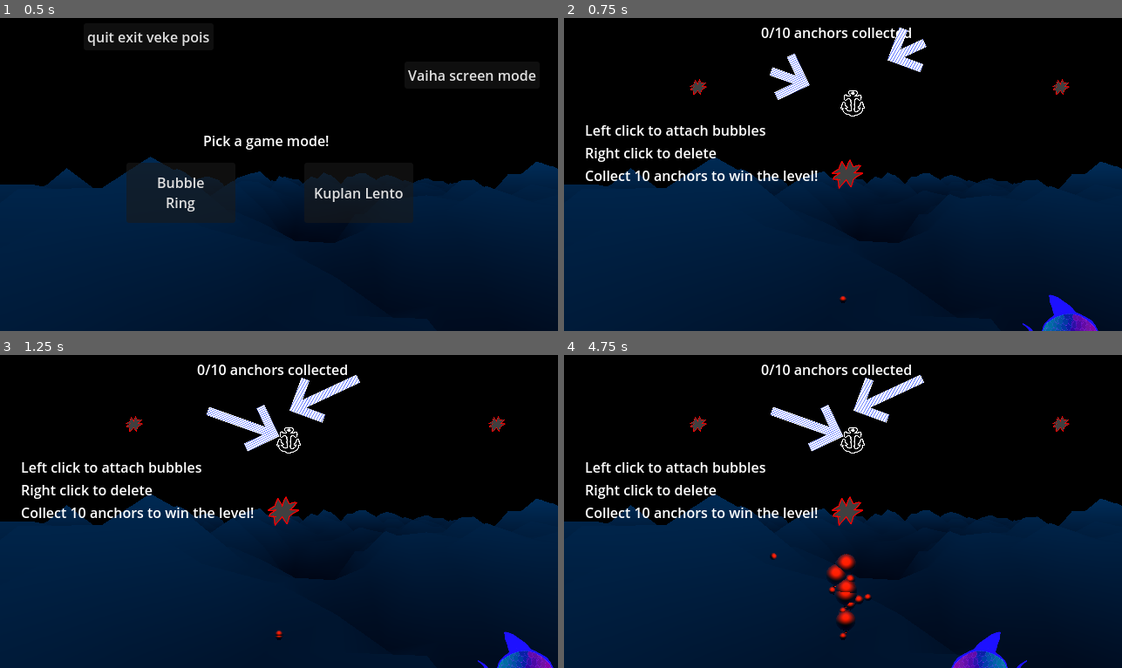
Above: before the commit, frames 1-4 (two rows, left to right).
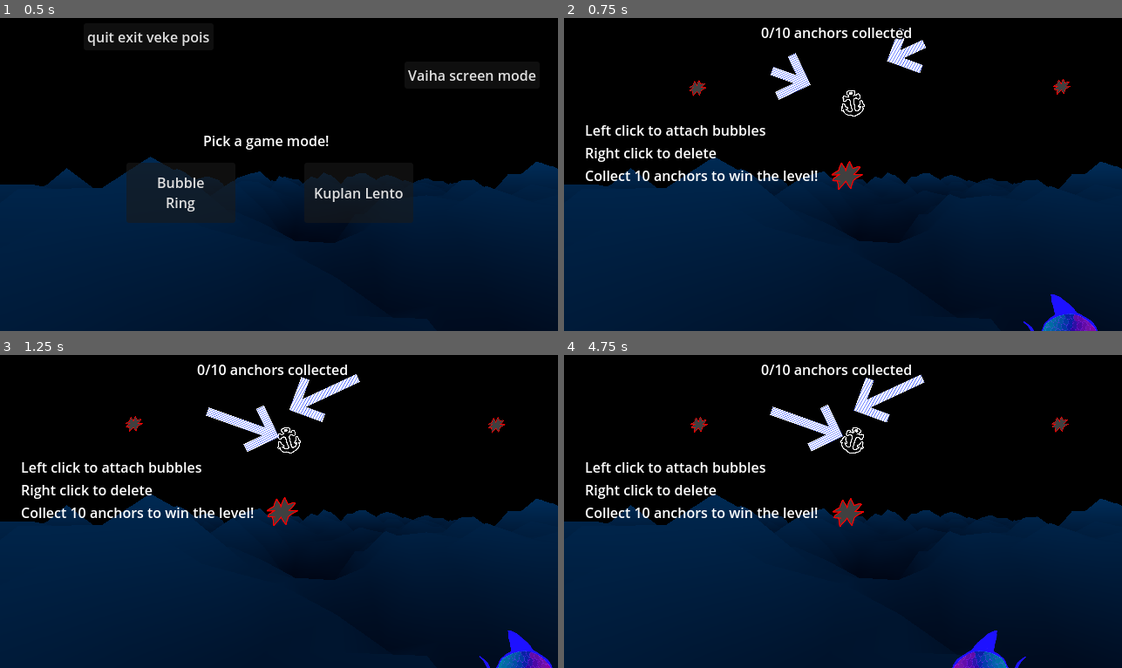
Above: after the commit, the same moments.

Repository: Raattis/ggj25
Game: Godot game, scene res://paavalikko.tscn
Two runs of this game, one before a commit and one after it. Both use one fixed random seed, a clock stepped at 60 frames per second and the inputs below. The engine's default icon, where the game draws it, is replaced by a stand-in: a white triangle on a blue panel in a dark square.
Inputs (mouse positions are in pixels of both pictures, inside the frame that each line leads up to):
- Up to frame 1 (0.5 s): no input
- Up to frame 2 (0.75 s): click "Bubble Ring" at 0.5 s
- Up to frame 3 (1.25 s): no input
- Up to frame 4 (4.75 s): tap Enter every 0.75 s from 1.25 to 4.25 s; move the mouse to (965, 495) at 1.27 s; hold Down (alas) 1.28-2 s; click (965, 495) at 1.42 s; drag from (731, 527) to (854, 442) at 2.02 s; move the mouse to (898, 442) at 2.77 s; hold E (kierräplus) 2.78-3.5 s; click (898, 442) at 2.92 s; drag from (815, 574) to (809, 420) at 3.52 s; move the mouse to (1010, 558) at 4.27 s; hold Tab (mode_switch) from 4.28 s (still down); click (1010, 558) at 4.42 s

Frame 1 is identical in both runs. In frame 2, 0.9% of the frame differs, in the area x 22-96%, y 3-100%; in frame 3, 1.8%; in frame 4, 2.4%, in the area x 22-91%, y 6-100%.
Error after the commit: Parse Error: Identifier "liike_nopeus" not declared in the current scope. (res://riku/cluster.gd:56)

Commit message:
eloa maailmaan, voitto ja avut yms

Diff:
--- /dev/null
+++ b/godot-project/kentat/click_here_to_add_currents.gd
@@ -0,0 +1,5 @@
+extends Label
+
+func _process(delta):
+	if not GameManager.bubbles_add_mode:
+		queue_free()
--- /dev/null
+++ b/godot-project/kentat/edit_help.gd
@@ -0,0 +1,6 @@
+extends Label
+
+func _process(delta):
+	visible = not GameManager.bubbles_add_mode
+	if GameManager.anchors_collected > 5:
+		queue_free()
--- a/godot-project/kentat/kenta_kahdeksikko.tscn
+++ b/godot-project/kentat/kenta_kahdeksikko.tscn
@@ -1,13 +1,36 @@
-[gd_scene load_steps=7 format=3 uid="uid://bcrrmnmev2k1t"]
+[gd_scene load_steps=9 format=3 uid="uid://bcrrmnmev2k1t"]
 
 [ext_resource type="PackedScene" uid="uid://xjwqtpiaaa4o" path="res://riku/piikki.tscn" id="1_brnge"]
+[ext_resource type="Script" uid="uid://cvsm8k5032xtw" path="res://kentat/edit_help.gd" id="2_pwlaw"]
 [ext_resource type="PackedScene" uid="uid://dagu8ijc37k04" path="res://riku/death_plane.tscn" id="2_qxlhe"]
 [ext_resource type="PackedScene" uid="uid://cf81ogclcnnb6" path="res://riku/siirreltava.tscn" id="3_c42sy"]
 [ext_resource type="PackedScene" uid="uid://c1iba0jrj8j7w" path="res://riku/win_plane.tscn" id="4_hfthl"]
 [ext_resource type="PackedScene" uid="uid://b16pwl1lkdp8p" path="res://vesa/ankkurininen.tscn" id="5_qxlhe"]
 [ext_resource type="PackedScene" uid="uid://blhgyhqy0sdsu" path="res://riku/mode_switch.tscn" id="6_c42sy"]
+[ext_resource type="Script" uid="uid://d1nf1apeye4ib" path="res://kentat/click_here_to_add_currents.gd" id="7_hfthl"]
 
 [node name="kenta_kahdeksikko" type="Node2D"]
+
+[node name="click_here_to_add_currents" type="Label" parent="."]
+offset_left = 85.0
+offset_top = 329.0
+offset_right = 313.0
+offset_bottom = 352.0
+text = "<-- Click here to edit currents!"
+script = ExtResource("7_hfthl")
+
+[node name="edit_help" type="Label" parent="."]
+self_modulate = Color(1, 1, 1, 0.52549)
+offset_left = 207.0
+offset_top = 88.0
+offset_right = 529.0
+offset_bottom = 215.0
+text = "Drag currents with mouse
+Hold left click and scroll to rotate
+Hold left click and click right to delete
+Double click to add new
+Click to switch between spike and current"
+script = ExtResource("2_pwlaw")
 
 [node name="esteet" type="Node" parent="."]
 
@@ -237,19 +260,19 @@
 position = Vector2(929, 207)
 
 [node name="death_plane" parent="." instance=ExtResource("2_qxlhe")]
-position = Vector2(-80, 326)
+position = Vector2(-80, 251)
 scale = Vector2(1, 5.53272)
 
 [node name="death_plane2" parent="." instance=ExtResource("2_qxlhe")]
-position = Vector2(717, 327)
+position = Vector2(717, 252)
 scale = Vector2(1, 5.53272)
 
 [node name="death_plane4" parent="." instance=ExtResource("2_qxlhe")]
-position = Vector2(373, -202)
+position = Vector2(373, -121)
 scale = Vector2(24.1192, 0.469113)
 
 [node name="death_plane5" parent="." instance=ExtResource("2_qxlhe")]
-position = Vector2(373, 709)
+position = Vector2(373, 591)
 scale = Vector2(24.1192, 0.469113)
 
 [node name="siirreltavat" type="Node" parent="."]
@@ -263,7 +286,7 @@
 rotation = -0.58294
 
 [node name="win_plane" parent="." instance=ExtResource("4_hfthl")]
-position = Vector2(368, -105)
+position = Vector2(368, 523)
 scale = Vector2(10, 1)
 
 [node name="ankkuri" parent="." instance=ExtResource("5_qxlhe")]
@@ -271,9 +294,6 @@
 
 [node name="ankkuri2" parent="." instance=ExtResource("5_qxlhe")]
 position = Vector2(570, 29)
-
-[node name="ankkuri3" parent="." instance=ExtResource("5_qxlhe")]
-position = Vector2(333, 14)
 
 [node name="mode_switch" parent="." instance=ExtResource("6_c42sy")]
 z_index = 1
--- a/godot-project/riku/cluster.gd
+++ b/godot-project/riku/cluster.gd
@@ -8,9 +8,6 @@
 const POKS := preload("res://vesa/poks.tscn")
 var kulkee = false
 var liiku_napein = false
-var liike_nopeus = 500.0
-var kierto_nopeus = 10000.0
-
 var anchors_collected := 0
 
 func _ready():
@@ -114,24 +111,22 @@
 	impulse_cooldown -= 1
 	if impulse_cooldown < 0 and state.get_contact_count() > 0:
 		var pos := state.get_contact_collider_position(0)
-		var obj := state.get_contact_collider_object(0)
-		if obj is StaticBody2D:
-			var closest :CollisionShape2D= null
-			var closest_dist :float= INF
-			var closest_pos := Vector2(0,0)
-			for child in get_children() as Array[Node2D]:
-				var dist := (child.global_position - pos).length_squared()
-				if dist < closest_dist:
-					closest = child
-					closest_dist = dist
-					closest_pos = child.global_position
-			ripple_delete(closest)
-			#var offset := closest_pos - center_of_mass_global
-			apply_impulse((closest_pos - center_of_mass_global).normalized() * -impulse_magnitude, closest_pos)
-			#apply_torque_impulse(offset
-			#angular_velocity = atan2(closest_pos.y - center_of_mass_global.y, closest_pos.x - center_of_mass_global.x)
-			angular_velocity = clampf(angular_velocity, -max_angular_velocity, max_angular_velocity)
-			impulse_cooldown = 10
+		var closest :CollisionShape2D= null
+		var closest_dist :float= INF
+		var closest_pos := Vector2(0,0)
+		for child in get_children() as Array[Node2D]:
+			var dist := (child.global_position - pos).length_squared()
+			if dist < closest_dist:
+				closest = child
+				closest_dist = dist
+				closest_pos = child.global_position
+		ripple_delete(closest)
+		#var offset := closest_pos - center_of_mass_global
+		apply_impulse((closest_pos - center_of_mass_global).normalized() * -impulse_magnitude, closest_pos)
+		#apply_torque_impulse(offset
+		#angular_velocity = atan2(closest_pos.y - center_of_mass_global.y, closest_pos.x - center_of_mass_global.x)
+		angular_velocity = clampf(angular_velocity, -max_angular_velocity, max_angular_velocity)
+		impulse_cooldown = 10
 	if kamera:
 		add_child(kamera)
 
@@ -145,14 +140,10 @@
 	queue_free()
 
 func _on_body_entered(body: Node2D):
-	var sb = body as StaticBody2D
-	if not sb:
-		return
 	if (body as StaticBody2D).collision_layer & (1<<3) != 0:
 		destroy()
 	if (body as StaticBody2D).collision_layer & (1<<4) != 0:
 		get_parent().get_parent().find_child("the kalanen").etippä_toi(self);
-		print("Voittoon mentiin ", anchors_collected, " ankkurin kanssa.")
 		GameManager.anchors_collected += anchors_collected
 
 
@@ -185,9 +176,3 @@
 			closest_dist = dist
 			closest_child = child
 	ripple_delete(closest_child)
-
-func _input(event):
-	if event.is_pressed():
-		if event.as_text() == "C":
-			# cheats
-			liiku_napein = true
--- a/godot-project/riku/kupla_coll.tscn
+++ b/godot-project/riku/kupla_coll.tscn
@@ -1,7 +1,7 @@
 [gd_scene load_steps=2 format=3 uid="uid://cdh1dxarb8aqr"]
 
 [sub_resource type="CircleShape2D" id="CircleShape2D_whnvm"]
-radius = 5.0
+radius = 15.0
 
 [node name="kupla_coll" type="CollisionShape2D"]
 shape = SubResource("CircleShape2D_whnvm")
--- a/godot-project/riku/maailma.tscn
+++ b/godot-project/riku/maailma.tscn
@@ -9,6 +9,10 @@
 [ext_resource type="PackedScene" uid="uid://dx66bfx2xx7hu" path="res://vesa/kalanen.tscn" id="10_em6w7"]
 [ext_resource type="Script" uid="uid://db24hqv5btw2k" path="res://kentat/voitto_teksti.gd" id="11_cuxj6"]
 [ext_resource type="Script" uid="uid://ckt0usd1iobuf" path="res://riku/drag_kamera.gd" id="11_msu6y"]
+
+[sub_resource type="LabelSettings" id="LabelSettings_3c7bh"]
+outline_size = 6
+outline_color = Color(0, 0, 0, 1)
 
 [node name="maailma" type="Node2D"]
 script = ExtResource("1_w20kg")
@@ -47,11 +51,13 @@
 [node name="mapit" parent="." instance=ExtResource("8_3c7bh")]
 
 [node name="voitto_teksti" type="Label" parent="."]
+z_index = 10
 offset_left = 188.0
 offset_top = 6.0
 offset_right = 439.0
 offset_bottom = 29.0
 text = "0/10 anchors collected"
+label_settings = SubResource("LabelSettings_3c7bh")
 horizontal_alignment = 1
 script = ExtResource("11_cuxj6")
 
--- a/godot-project/riku/mode_switch.gd
+++ b/godot-project/riku/mode_switch.gd
@@ -2,7 +2,7 @@
 
 func _on_pressed():
 	GameManager.bubbles_add_mode = not GameManager.bubbles_add_mode
-	text = "edit\nbubbles" if GameManager.bubbles_add_mode else "edit\nmap"
+	text = "editing\nbubbles" if GameManager.bubbles_add_mode else "editing\nmap"
 
 func _input(event):
 	if event.is_action_pressed("mode_switch"):
--- a/godot-project/riku/piikki.tscn
+++ b/godot-project/riku/piikki.tscn
@@ -1,6 +1,7 @@
-[gd_scene load_steps=3 format=3 uid="uid://xjwqtpiaaa4o"]
+[gd_scene load_steps=4 format=3 uid="uid://xjwqtpiaaa4o"]
 
 [ext_resource type="Texture2D" uid="uid://d3yylr5yhuygk" path="res://piikkiii.png" id="1_pa8mk"]
+[ext_resource type="Script" uid="uid://cr8m8rw4utvoy" path="res://riku/piikki_chilling.gd" id="2_bc5vh"]
 
 [sub_resource type="CircleShape2D" id="CircleShape2D_cspln"]
 radius = 5.0
@@ -12,6 +13,7 @@
 [node name="gfx" type="Sprite2D" parent="."]
 scale = Vector2(0.2, 0.2)
 texture = ExtResource("1_pa8mk")
+script = ExtResource("2_bc5vh")
 
 [node name="coll" type="CollisionShape2D" parent="."]
 shape = SubResource("CircleShape2D_cspln")
--- /dev/null
+++ b/godot-project/riku/piikki_chilling.gd
@@ -0,0 +1,11 @@
+extends Sprite2D
+
+var o := 0.0
+
+func _ready():
+	o = randf() * 12.0
+
+
+func _process(delta):
+	position.y = sin(Time.get_ticks_msec() / 300.0 + o)
+	position.x = sin(Time.get_ticks_msec() / 250.0 + 50 + o)
--- /dev/null
+++ b/godot-project/vesa/ankkuri_heiluu.gd
@@ -0,0 +1,4 @@
+extends Sprite2D
+
+func _process(delta):
+	rotation = sin(Time.get_ticks_msec() / 1000.0) * 0.3
--- a/godot-project/vesa/ankkurininen.gd
+++ b/godot-project/vesa/ankkurininen.gd
@@ -1,10 +1,17 @@
 extends Area2D
 
+var bounce := 1.0
+var orig_scale := Vector2(0,0)
 
-func _physics_process(delta: float) -> void:
-	pass
+func _ready():
+	orig_scale = scale
+
+func _process(delta: float) -> void:
+	scale = orig_scale * lerp(scale.y / orig_scale.y, bounce, 0.1)
+	bounce = clamp(bounce - delta * 1.0, 1.0, 100.0)
 
 func _on_body_entered(body: Node2D) -> void:
 	var cluster := (body as Cluster)
 	cluster.gravity_scale = 1;
 	cluster.anchors_collected += 1
+	bounce = 2.0
--- a/godot-project/vesa/ankkurininen.tscn
+++ b/godot-project/vesa/ankkurininen.tscn
@@ -1,7 +1,8 @@
-[gd_scene load_steps=4 format=3 uid="uid://b16pwl1lkdp8p"]
+[gd_scene load_steps=5 format=3 uid="uid://b16pwl1lkdp8p"]
 
 [ext_resource type="Texture2D" uid="uid://clb4py016gnvw" path="res://vesa/ankkurinmappi.png" id="1_y6w5e"]
 [ext_resource type="Script" uid="uid://buf7yicrf2ho4" path="res://vesa/ankkurininen.gd" id="1_yk35j"]
+[ext_resource type="Script" uid="uid://dyrmpvaevdaka" path="res://vesa/ankkuri_heiluu.gd" id="3_c18cs"]
 
 [sub_resource type="CircleShape2D" id="CircleShape2D_cspln"]
 radius = 80.0
@@ -15,6 +16,7 @@
 [node name="gfx" type="Sprite2D" parent="."]
 scale = Vector2(0.449995, 0.449995)
 texture = ExtResource("1_y6w5e")
+script = ExtResource("3_c18cs")
 
 [node name="coll" type="CollisionShape2D" parent="."]
 shape = SubResource("CircleShape2D_cspln")
--- a/godot-project/vesa/kalanen.gd
+++ b/godot-project/vesa/kalanen.gd
@@ -1,8 +1,8 @@
 extends Area2D
 
-var suunnanmuutokseen_vaadittu_aika = 2;
-var aika_toimettomana = 0;
-var aika_paikallaan = 0;
+var suunnanmuutokseen_vaadittu_aika = 2.0;
+var aika_toimettomana = 0.0;
+var aika_paikallaan = 0.0;
 var elämänsuunta := Vector2(1,0);
 var toimeton_nopeus = 60;
 var olen_toimeton = true;
@@ -14,6 +14,7 @@
 var maailman_yläraja_y = 500;
 var kuplan_metästys_kesken = false;
 var kupla_kohde_sijainti := Vector2(0,0);
+var huojunta := 0.0
 
 func etippä_toi(kuplunen : Cluster):
 	kupla_kohde_sijainti = kuplunen.position
@@ -24,6 +25,7 @@
 	kalan_koko = scale;
 
 func kuplan_metsästys_tilanpäivitys(delta : float):
+	huojunta += delta * 4.0
 	var direction := Vector2(kupla_kohde_sijainti - position).normalized();
 	var magnitude := sqrt((direction.x* direction.x) + (direction.y*direction.y));
 	var unit_vector := direction / magnitude;
@@ -35,6 +37,7 @@
 		olen_toimeton = true;
 
 func toimeton_elämäntila_tilannepäivitys(delta: float):
+	huojunta += delta * 2.0
 	aika_toimettomana += delta;
 	if aika_toimettomana > suunnanmuutokseen_vaadittu_aika:
 		aika_toimettomana = 0
@@ -62,3 +65,6 @@
 
 	if kuplan_metästys_kesken:
 		kuplan_metsästys_tilanpäivitys(delta);
+
+	huojunta += delta * 0.5
+	rotation = sin(huojunta) * 0.1
--- a/godot-project/vesa/virtausanime.gd
+++ b/godot-project/vesa/virtausanime.gd
@@ -2,13 +2,21 @@
 
 var passed_time = 0
 var tää_frame_ollu_pääl_nin_pitkää = 0
-var frameDuration = 0.2;
+var frameDuration = 0.2
+var o := 0.0
+
+func _ready():
+	o = randf() * 12.0
+
 func _process(delta: float):
 	if(tää_frame_ollu_pääl_nin_pitkää > frameDuration):
-		tää_frame_ollu_pääl_nin_pitkää = 0;
+		tää_frame_ollu_pääl_nin_pitkää = 0
 		if(frame == 3):
 			frame = 0
 		else:
-			frame+=1;;;
-	tää_frame_ollu_pääl_nin_pitkää +=delta;
-	passed_time += delta;;;
+			frame += 1
+	tää_frame_ollu_pääl_nin_pitkää += delta
+	passed_time += delta
+
+	position.y = sin(Time.get_ticks_msec() / 300.0 + o) * 5
+	position.x = sin(Time.get_ticks_msec() / 400.0 + 50 + o) * 5
Not shown, added: godot-project/kentat/click_here_to_add_currents.gd.uid
Not shown, added: godot-project/kentat/edit_help.gd.uid
Not shown: 1 places in godot-project/riku/maailma.tscn that only renumber resources
Not shown, added: godot-project/riku/piikki_chilling.gd.uid
Not shown, added: godot-project/vesa/ankkuri_heiluu.gd.uid
Not shown: 1 places in godot-project/vesa/virtanen.tscn that only renumber resources
